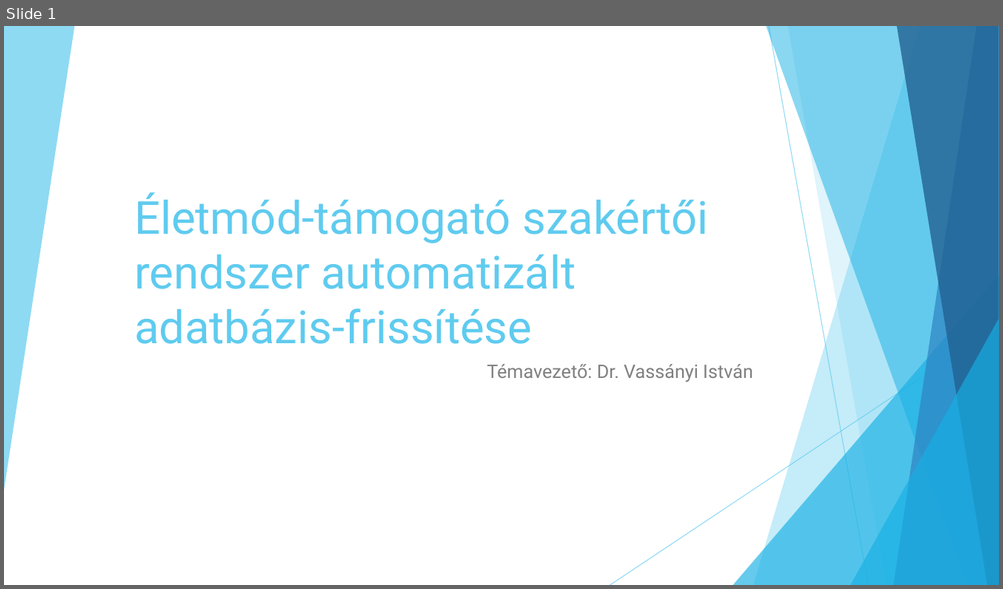
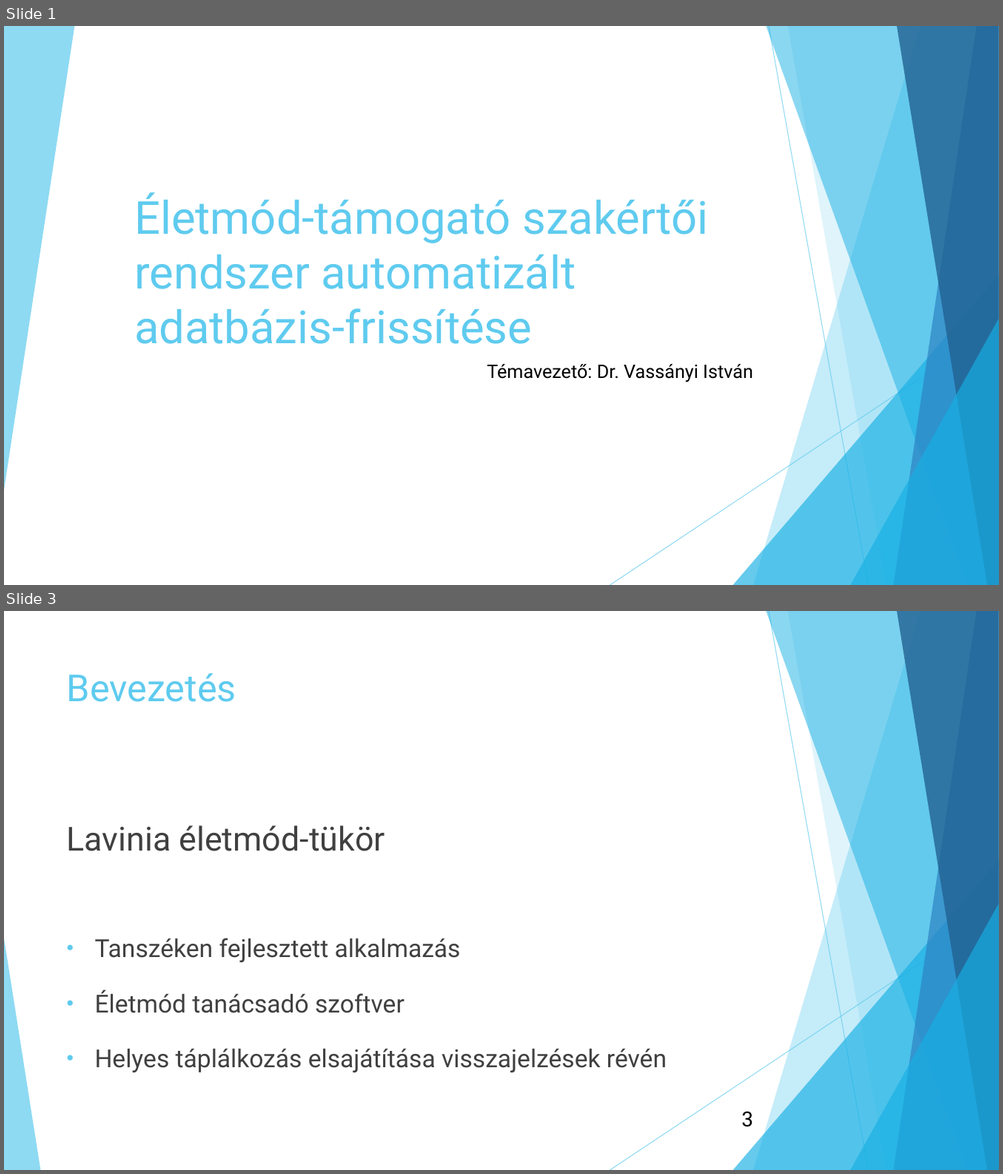
Before and after one commit to tobikjanos/Mernoki_tervezes, a slide deck: 01_MASTER/01_Doc/Szakdolgozat_prezentáció.pptx. Shown one above the other, each under a label of ours: slide 1 before the commit, slides 1 and 3 after it; the slides between them are not shown. The pictures are 1003x589 and 1003x1174 pixels, drawn with LibreOffice and Linux fonts; fonts in the diff are those of the drawing. Boxes give left, top, right and bottom in pixels: in the first picture for what was removed or moved away, otherwise in the second. Text is boxed around its words. In the diff, an @@ line names an element or a change of style, - is before the commit and + after.

```diff
--- a/01_MASTER/01_Doc/Szakdolgozat_prezentáció.pptx
+++ b/01_MASTER/01_Doc/Szakdolgozat_prezentáció.pptx
@@ slide 3 added at box(4, 611, 999, 1170), background #FFFFFF; not listed: 9 template elements that a slide beside it also shows @@
@@ title added at box(67, 673, 236, 702), 36 pt, text #5FCBEF @@
+Bevezetés
@@ text added at box(67, 826, 666, 1073), 24 pt, text #404040 @@
+Lavinia életmód-tükör
+• Tanszéken fejlesztett alkalmazás
+• Életmód tanácsadó szoftver
+• Helyes táplálkozás elsajátítása visszajelzések révén
@@ triangle added at box(4, 939, 40, 1170), fill #5FCBEF at 70% opacity @@
@@ page number added at box(741, 1111, 753, 1128), 20 pt, text #000000 @@
+3
@@ slide 1 changed as well @@
@@ subtitle "Témavezető: Dr. Vassányi István" at box(486, 364, 753, 383): text colour #808080 to #000000 @@
```
Also in this commit, not shown: 12 other slides added, 3 other files.
